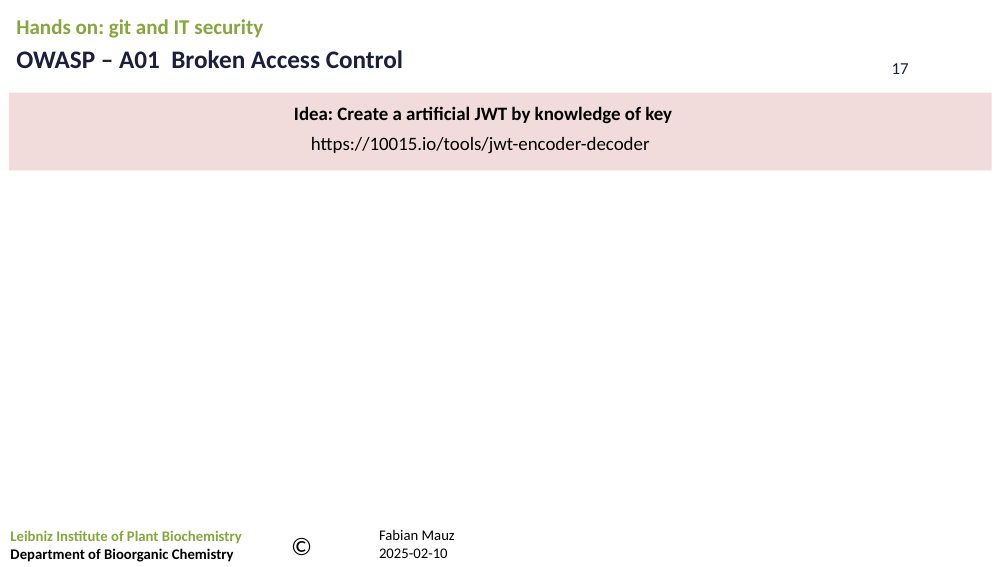
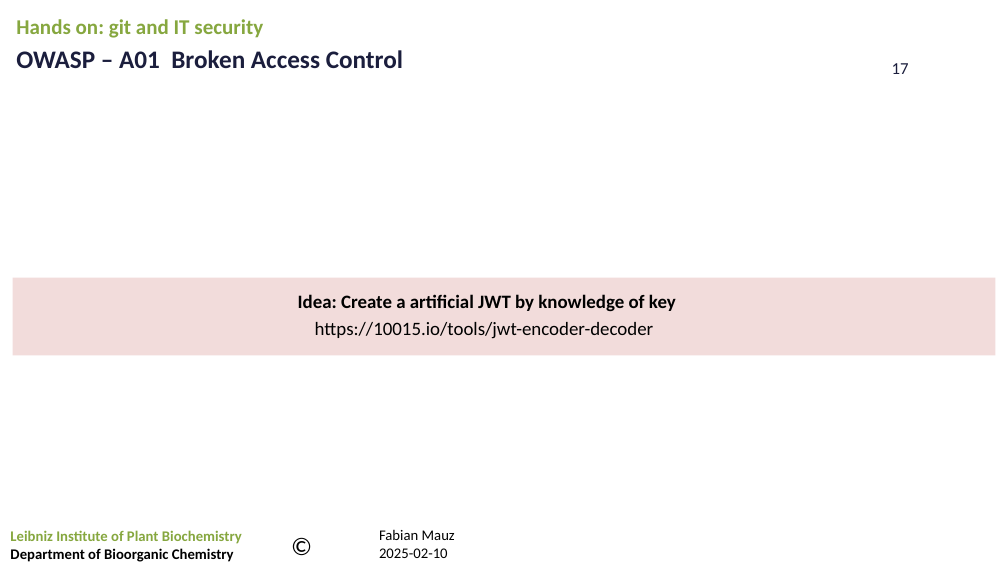
Before and after one commit to FabianMauz/talks_and_lessons, a slide deck: slide 17 of 20250219_git_and_it_security/20250219_git_and_it_security.pptx. Drawn at 1008x567 pixels with LibreOffice and Linux fonts; fonts in the diff are those of the drawing; background and template pictures are left out. Boxes give left, top, right and bottom in pixels: in the first picture for what was removed or moved away, otherwise in the second. Text is boxed around its words. In the diff, an @@ line names an element or a change of style, - is before the commit and + after.

```diff
--- a/20250219_git_and_it_security/20250219_git_and_it_security.pptx
+++ b/20250219_git_and_it_security/20250219_git_and_it_security.pptx
@@ rectangle moved from (x1=9, y1=92, x2=992, y2=170) to (x1=13, y1=278, x2=996, y2=355) @@
@@ text "Idea: Create a artificial JWT ..." moved from (x1=294, y1=106, x2=672, y2=124) to (x1=298, y1=294, x2=676, y2=312) @@
@@ text "https://10015.io/tools/jwt-encoder-decoder" moved from (x1=311, y1=137, x2=650, y2=154) to (x1=315, y1=322, x2=654, y2=339) @@
```
Also in this commit, not shown: 4 other slides changed.
